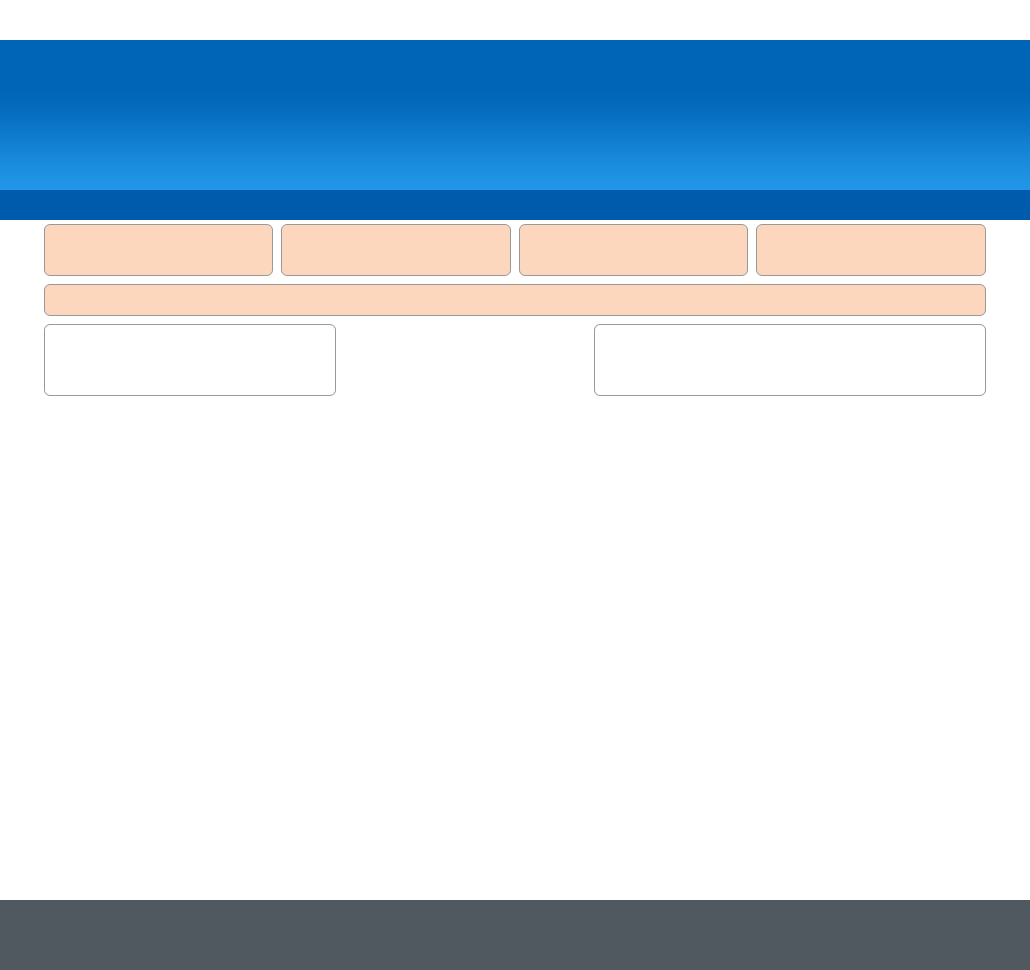
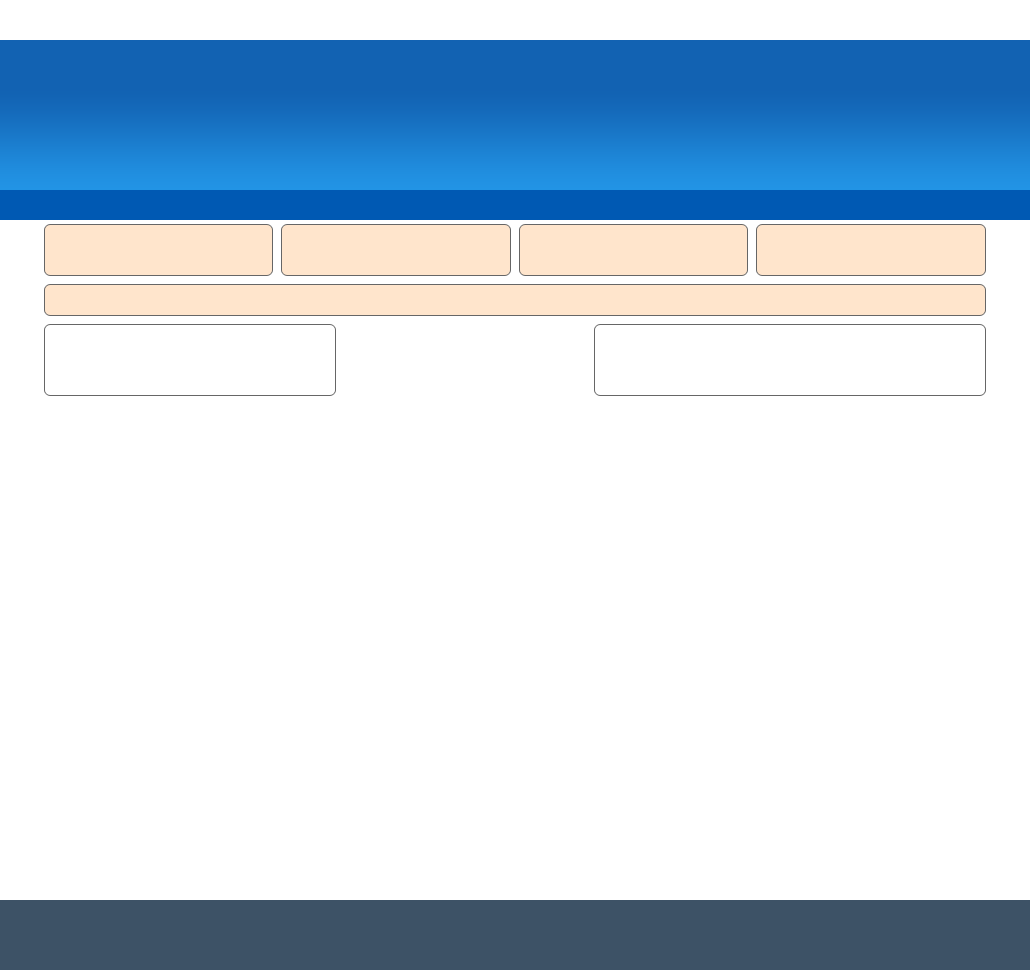
Revision of a layered w=1030, h=970 image; what changed, layer by layer:
moved "header" above "navbar", painted on it over [0, 40, 1030, 190]
moved "navbar" above "header / footer widgets", painted on it over [0, 190, 1030, 220]
painted on "header / footer widgets" over [45, 225, 985, 315]
painted on "footer" over [0, 900, 1030, 970]
moved "sidebars" above "Background" over [45, 325, 985, 395]
